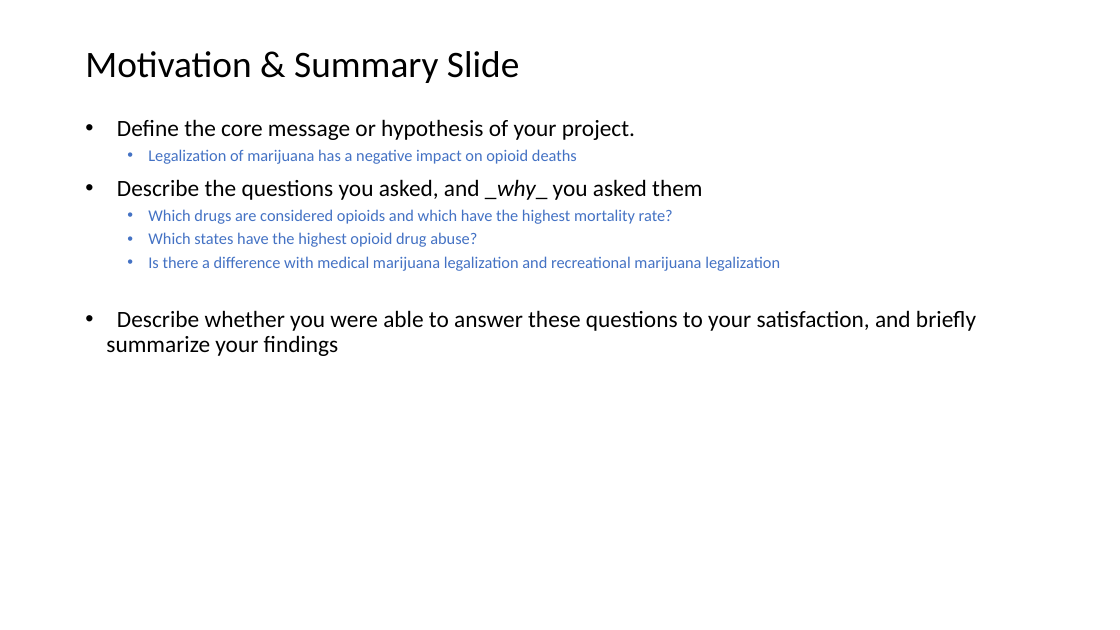
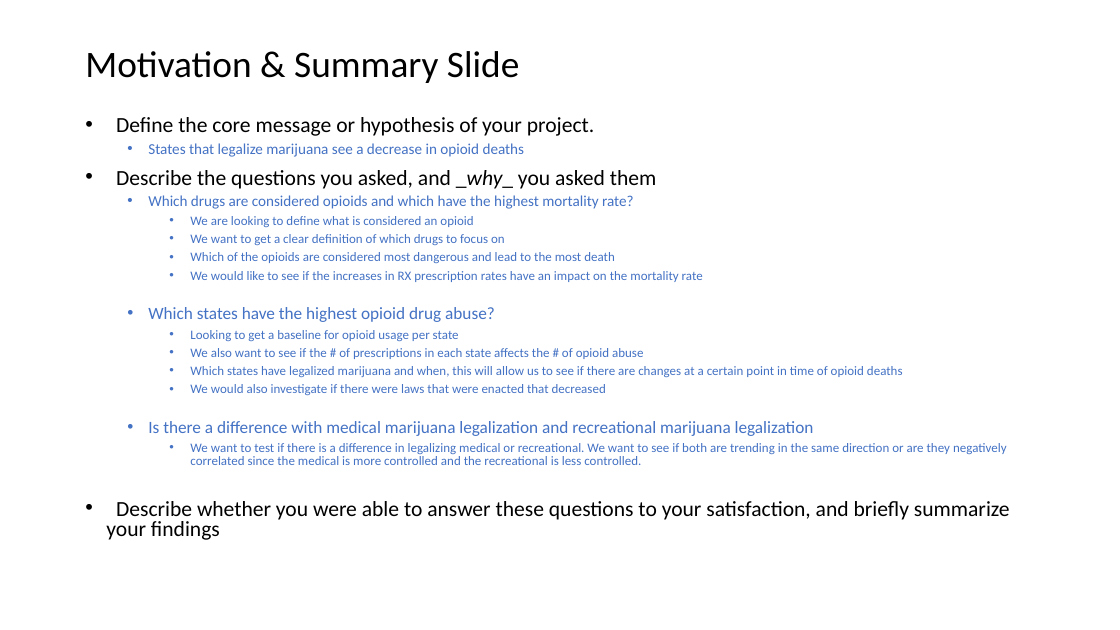
Before and after one commit to fia400/CPSSTeam, a slide deck: slide 2 of CPSSTeam.pptx. Drawn at 1120x630 pixels with LibreOffice and Linux fonts; fonts in the diff are those of the drawing. Boxes give left, top, right and bottom in pixels: in the first picture for what was removed or moved away, otherwise in the second. Text is boxed around its words. In the diff, an @@ line names an element or a change of style, - is before the commit and + after.

```diff
--- a/CPSSTeam.pptx
+++ b/CPSSTeam.pptx
@@ text at <box>106,117,1010,540</box>: size 20 to 18.5 pt in "Define the core message or hypothesis of ...", "Describe the questions you asked, and _why_ ...", "Describe whether you were able to answer ..."; size 14 to 12.9 pt in "Which drugs are considered opioids and which ..."; size 14 to 14.8 pt in "Which states have the highest opioid drug ...", "Is there a difference with medical marijuana ..."; line spacing 0.9 to 0.8 @@
@@ text at <box>148,143,525,157</box>: text changed; size 14 to 12.9 pt @@
-  • Legalization of marijuana has a negative impact on opioid deaths
+  • States that legalize marijuana see a decrease in opioid deaths
@@ text at <box>190,216,703,282</box>: paragraphs added @@
+    • We are looking to define what is considered an opioid
+    • We want to get a clear definition of which drugs to focus on
+    • Which of the opioids are considered most dangerous and lead to the most death
+    • We would like to see if the increases in RX prescription rates have an impact on the mortality rate
@@ text at <box>190,330,903,395</box>: paragraphs added @@
+    • Looking to get a baseline for opioid usage per state
+    • We also want to see if the # of prescriptions in each state affects the # of opioid abuse
+    • Which states have legalized marijuana and when, this will allow us to see if there are changes at a certain point in time of opioid deaths
+    • We would also investigate if there were laws that were enacted that decreased
@@ text at <box>190,443,1007,465</box>: paragraph added @@
+    • We want to test if there is a difference in legalizing medical or recreational. We want to see if both are trending in the same direction or are they negatively correlated since the medical is more controlled and the recreational is less controlled.
```
Also in this commit, not shown: 2 other files.
